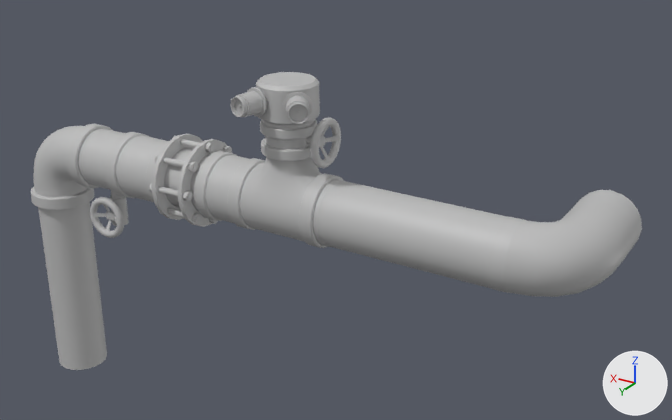
Renders of the FBX model Assets/Art_Assets/Streets/FireHydrant/SM_FireHydrant.fbx from each side of a commit.
The view is the same before and after, from a camera (50 mm lens) standing at (-1.56, 2.37, 1.51) and looking at (-0.1, -0.07, 0.28). Arrows for +X, +Y and +Z are at lower right; the lights stay in place. Where no turn or scale is listed for an object, it has been applied to the vertices. Vertices at the same position are counted once.

Objects in the first picture: 'SM_FireHydrant'.
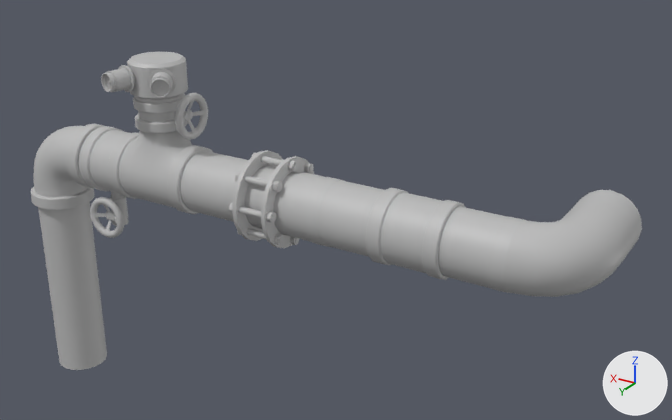
Commit message: [CHANGE] altered SM_FireHydrant

Pixel boxes [x1, y1, x2, y2] of what changed, in the pictures (672 x 420 px; the box of a moved part takes in the faces that stretch with it):
'SM_FireHydrant', reshaped (7% taller)
    before: [31, 72, 642, 370]
    after: [31, 52, 642, 370]
part 1 of me_mesh, moved or reshaped
    before: [256, 72, 320, 161]
    after: [127, 52, 188, 133]
part 2 of me_mesh, moved or reshaped
    before: [230, 87, 267, 117]
    after: [101, 65, 135, 92]
part 3 of me_mesh, moved or reshaped
    before: [283, 92, 313, 124]
    after: [148, 69, 176, 98]
part 4 of me_mesh, moved or reshaped
    before: [209, 219, 218, 224]
    after: [290, 237, 299, 245]
part 5 of me_mesh, added
    after: [261, 156, 298, 170]
part 6 of me_mesh, moved or reshaped
    before: [205, 143, 215, 153]
    after: [288, 160, 298, 171]
part 7 of me_mesh, moved or reshaped
    before: [222, 146, 232, 152]
    after: [304, 163, 314, 174]
part 8 of me_mesh, added
    after: [246, 228, 283, 243]
part 9 of me_mesh, moved or reshaped
    before: [306, 136, 321, 144]
    after: [174, 111, 189, 117]
part 10 of me_mesh, moved or reshaped
    before: [178, 139, 232, 227]
    after: [261, 156, 315, 248]
part 11 of me_mesh, moved or reshaped
    before: [152, 134, 203, 220]
    after: [232, 150, 282, 241]
part 12 of me_mesh, added
    after: [238, 206, 276, 221]
part 13 of me_mesh, added
    after: [244, 176, 282, 190]
part 14 of me_mesh, moved or reshaped
    before: [188, 161, 198, 172]
    after: [272, 181, 282, 192]
part 15 of me_mesh, moved or reshaped
    before: [310, 117, 341, 168]
    after: [175, 93, 208, 140]
part 16 of me_mesh, added
    after: [79, 126, 139, 199]
part 17 of me_mesh, added
    after: [366, 188, 465, 280]
part 18 of me_mesh, deleted
    before: [158, 139, 231, 223]
part 19 of me_mesh, cut back
    before: [90, 132, 343, 248]
    after: [95, 131, 299, 245]

The change in detail:
me_mesh is used by ob_sm_firehydrant; location (0.0, -0.131, -0.156).
me_mesh had 4863 vertices, 4907 faces and spanned x -1.05..1.05, y -0.07..0.45, z -0.35..0.93.
me_mesh now has 4481 vertices, 4445 faces and spans x -1.05..1.05, y -0.07..0.45, z -0.35..0.93.
me_mesh part 1: the loose piece of 308 vertices spanning x -0.16..0.03, y 0.19..0.38, z 0.71..0.93 is moved by (0.5, 0.0, 0.0).
me_mesh part 2: the loose piece of 421 vertices spanning x -0.06..0.03, y 0.34..0.45, z 0.84..0.92 is moved by (0.5, 0.0, 0.0).
me_mesh part 3: the loose piece of 421 vertices spanning x -0.21..-0.1, y 0.31..0.43, z 0.84..0.92 is moved by (0.5, 0.0, 0.0).
me_mesh part 4: the loose piece of 18 vertices spanning x 0.23..0.25, y 0.26..0.3, z 0.4..0.43 is moved by (-0.32, 0.0, 0.0).
me_mesh part 5: a new loose piece, a 20-sided cylinder along x spanning x -0.091..0.067, y 0.271..0.292, z 0.654..0.675, in mat_lambert1 (grey #bcbcbc).
me_mesh part 6: the loose piece of 18 vertices spanning x 0.23..0.25, y 0.26..0.3, z 0.65..0.68 is moved by (-0.32, 0.0, 0.0).
me_mesh part 7: the loose piece of 18 vertices spanning x 0.23..0.25, y 0.18..0.21, z 0.61..0.64 is moved by (-0.32, 0.0, 0.0).
me_mesh part 8: a new loose piece, a 20-sided cylinder along x spanning x -0.091..0.067, y 0.359..0.38, z 0.443..0.463, in mat_lambert1 (grey #bcbcbc).
me_mesh part 9: the loose piece of 80 vertices spanning x -0.18..-0.12, y 0.26..0.3, z 0.74..0.78 is moved by (0.5, 0.0, 0.0).
me_mesh part 10: the loose piece of 42 vertices spanning x 0.25..0.26, y 0.14..0.43, z 0.4..0.69 is moved by (-0.32, 0.0, 0.0).
me_mesh part 11: the loose piece of 42 vertices spanning x 0.35..0.37, y 0.14..0.43, z 0.4..0.69 is moved by (-0.32, 0.0, 0.0).
me_mesh part 12: a new loose piece, a 20-sided cylinder along x spanning x -0.091..0.067, y 0.395..0.416, z 0.53..0.551, in mat_lambert1 (grey #bcbcbc).
me_mesh part 13: a new loose piece, a 20-sided cylinder along x spanning x -0.091..0.067, y 0.359..0.38, z 0.618..0.638, in mat_lambert1 (grey #bcbcbc).
me_mesh part 14: the loose piece of 18 vertices spanning x 0.23..0.25, y 0.35..0.39, z 0.61..0.64 is moved by (-0.32, 0.0, 0.0).
me_mesh part 15: the loose piece of 602 vertices spanning x -0.21..-0.18, y 0.2..0.36, z 0.68..0.83 is moved by (0.5, 0.0, 0.0).
me_mesh part 16: a new loose piece of 240 vertices spanning x 0.55..0.72, y 0.17..0.39, z 0.43..0.65, in mat_lambert1 (grey #bcbcbc).
me_mesh part 17: a new loose piece of 240 vertices spanning x -0.62..-0.4, y 0.17..0.39, z 0.43..0.65, in mat_lambert1 (grey #bcbcbc).
me_mesh part 18: 13 loose pieces with 426 vertices, spanning x 0.23..0.39, y 0.14..0.42, z 0.41..0.67, are deleted.
me_mesh part 19: 32 vertices moved within x -0.09..0.71, y 0.26..0.36, z 0.29..0.63; 1136 vertices removed from x -0.22..0.74, y 0.17..0.42, z 0.27..0.71; 406 vertices added at x -0.09..0.55, y 0.14..0.42, z 0.4..0.71.
